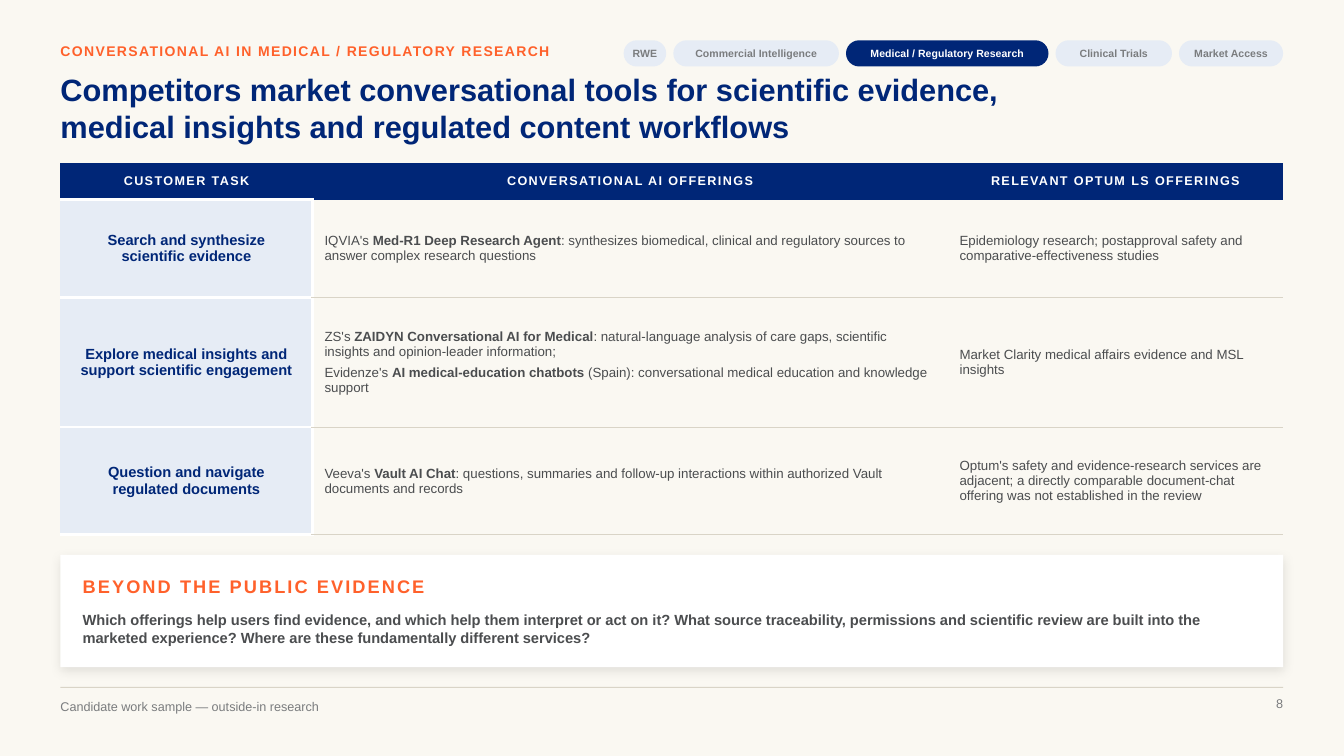
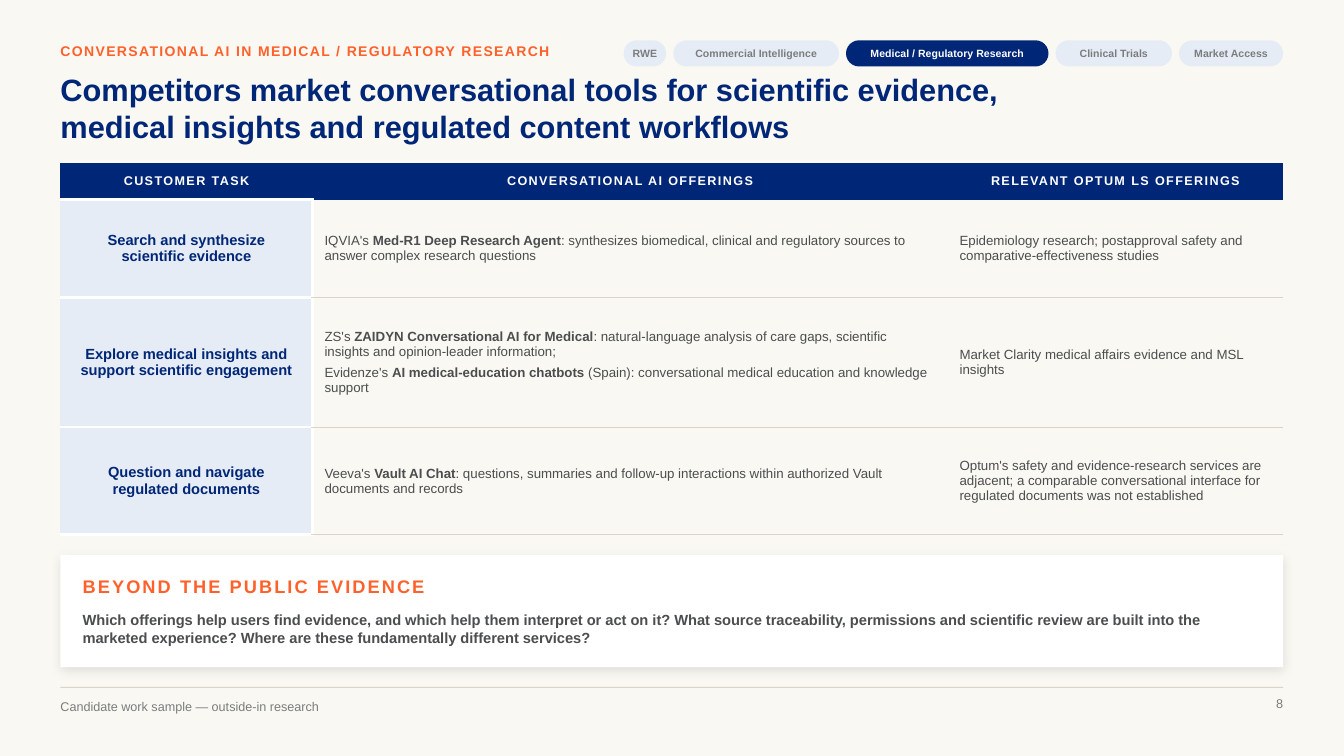
Before and after one commit to marinojt/test, a slide deck: slide 8 of deck/Optum-LS-Conversational-AI.pptx. Drawn at 1344x756 pixels with LibreOffice and Linux fonts; fonts in the diff are those of the drawing. Boxes give left, top, right and bottom in pixels: in the first picture for what was removed or moved away, otherwise in the second. Text is boxed around its words. In the diff, an @@ line names an element or a change of style, - is before the commit and + after.

```diff
--- a/deck/Optum-LS-Conversational-AI.pptx
+++ b/deck/Optum-LS-Conversational-AI.pptx
@@ table at (60,163,1284,507) @@
-row 4, column 3: Optum's safety and evidence-research services are adjacent; a directly comparable document-chat offering was not established in the review
+row 4, column 3: Optum's safety and evidence-research services are adjacent; a comparable conversational interface for regulated documents was not established
```
Also in this commit, not shown: 9 other slides changed, 12 other files.
